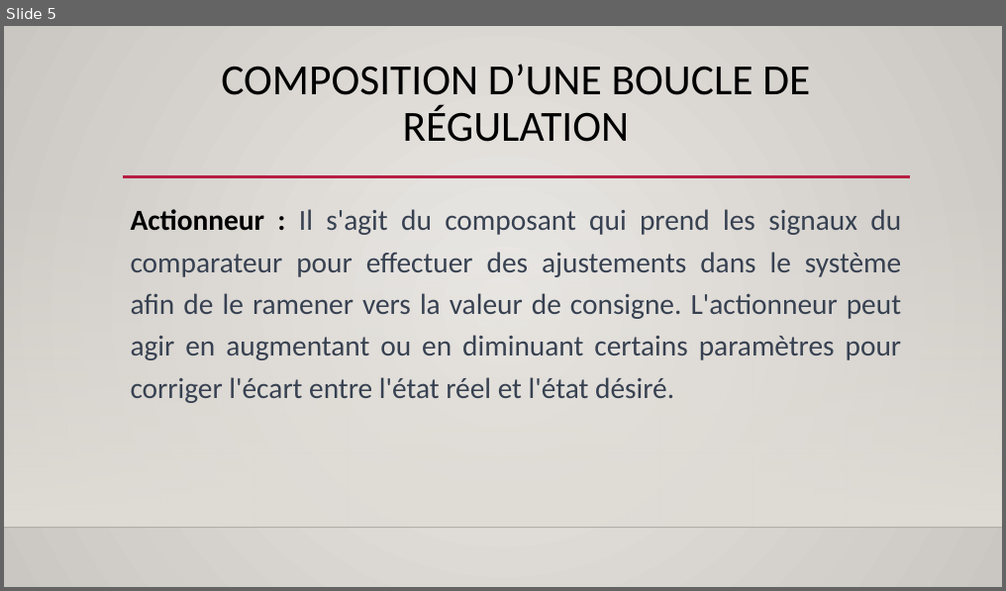
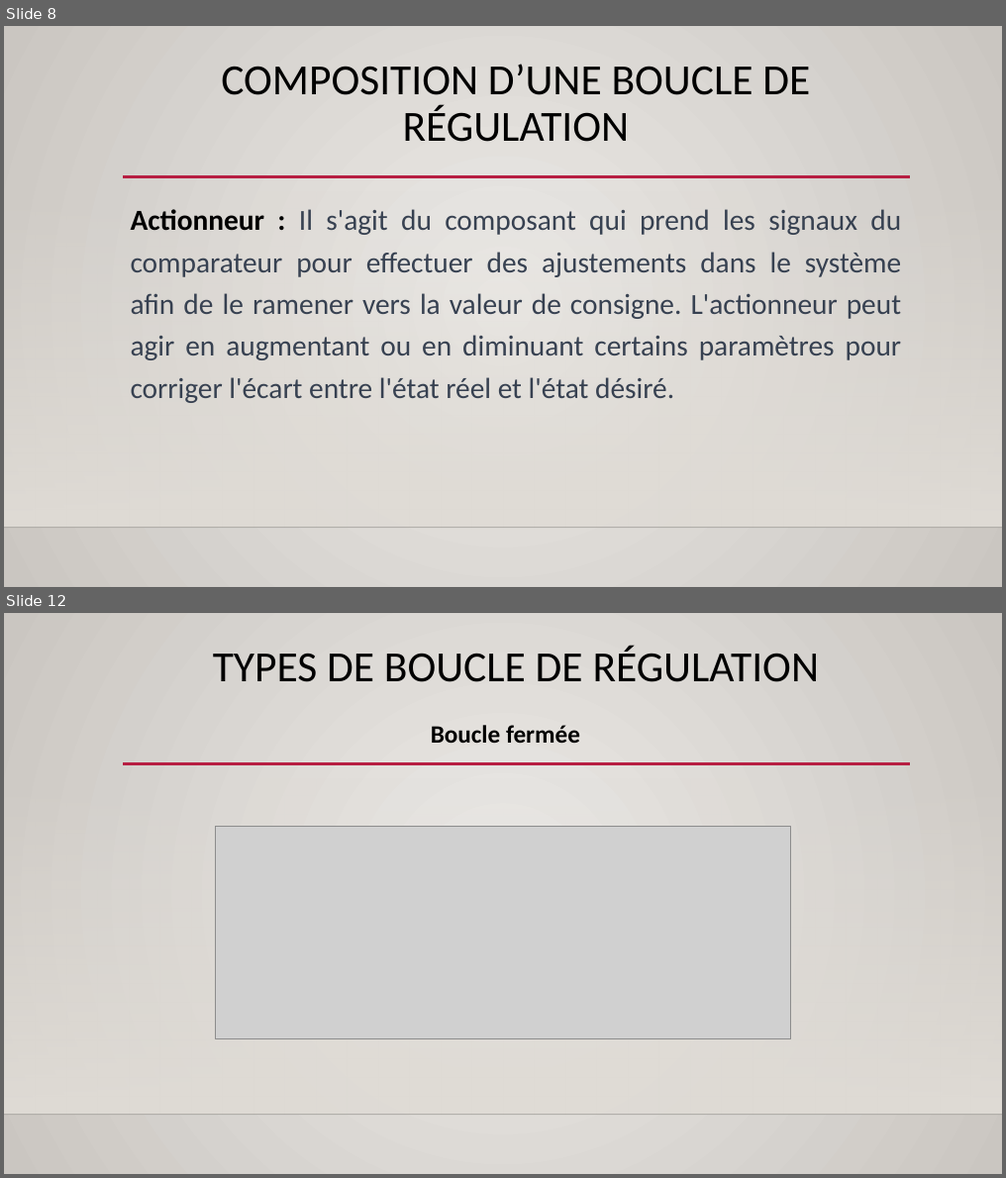
Before and after one commit to Aboudara/Document, a slide deck: Formation regulation.pptx. Shown one above the other, each under a label of ours: slide 5 before the commit, slides 8 and 12 after it; the slides between them are not shown. The pictures are 1006x591 and 1006x1178 pixels, drawn with LibreOffice and Linux fonts; fonts in the diff are those of the drawing; grey boxes stand for pictures; background and template pictures are left out. Boxes give left, top, right and bottom in pixels: in the first picture for what was removed or moved away, otherwise in the second. Text is boxed around its words. In the diff, an @@ line names an element or a change of style, - is before the commit and + after.

```diff
--- a/Formation regulation.pptx
+++ b/Formation regulation.pptx
@@ slide 12 added at [4, 613, 1002, 1174], background gradient #ECEAE7 to #CAC7C1; not listed: 3 template elements that a slide beside it also shows @@
@@ title added at [213, 646, 820, 682], 41.4 pt, text #000000 @@
+TYPES DE BOUCLE DE RÉGULATION
@@ text added at [431, 725, 580, 743], 24 pt, text #000000, bold @@
+Boucle fermée
@@ picture added at [216, 827, 791, 1040] @@
@@ what was slide 5 is now slide 8 @@
```
Also in this commit, not shown: 2 slides changed, 7 other slides added, 1 slide removed.
